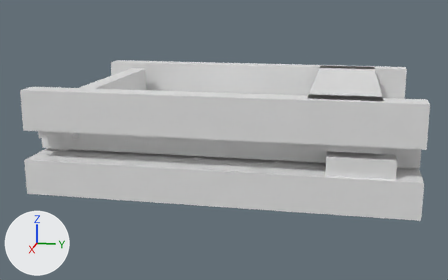
An edit to the glTF model assets/source/infrastructure/directorate/conveyors/models/io_in/blocked_lod1.glb, drawn before and after from the same camera.
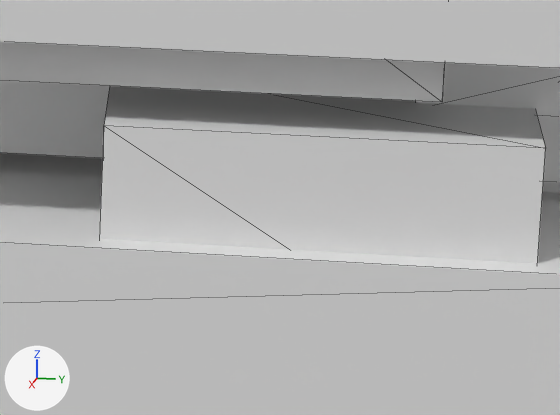
Each version appears first whole from a 50 mm camera at (0.3955, 0.0703, 0.4065) aimed at (0.0043, -0.0079, 0.3087), and next in a close-up on the part from 69% to 89% of the width and 49% to 73% of the height. Every picture has the same lights, and +X, +Y and +Z are marked at lower left. The first two pictures are the older version. The close-ups show mesh edges as thin lines. Vertices at exactly the same position are counted once.

Objects in the first close-up: 'blocked_lod1'.
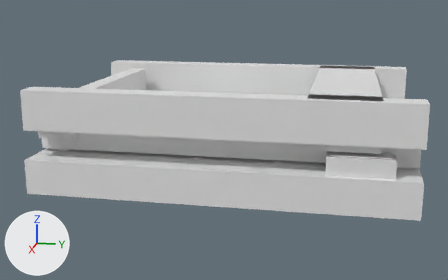
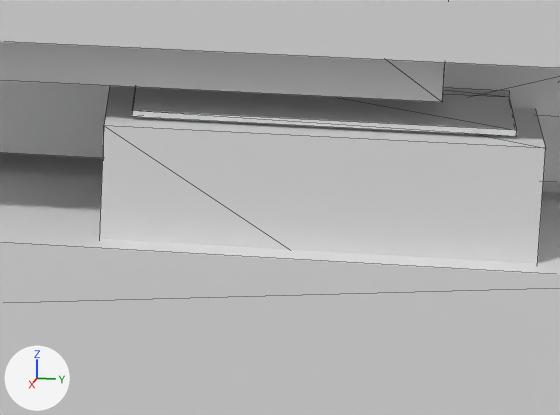
Changed parts and their boxes (x1, y1, x2, y2) in the close-ups (560 x 415 px):
part 1 of me_blocked_lod1, added
    after: (132, 87, 517, 136)
part 2 of me_blocked_lod1, added
    after: (443, 88, 510, 97)

The edits, one by one:
me_blocked_lod1 is used by ob_blocked_lod1; location (0.0, 0.0, 0.0).
me_blocked_lod1 had 228 vertices, 368 faces and spanned x -0.078..0.078, y -0.111..0.111, z 0.289..0.35.
me_blocked_lod1 now has 244 vertices, 392 faces and spans x -0.078..0.078, y -0.111..0.111, z 0.289..0.35.
me_blocked_lod1 part 1: a new loose piece, a box spanning x 0.05556..0.07278, y 0.06333..0.095, z 0.31972..0.32028.
me_blocked_lod1 part 2: a new loose piece, a box spanning x 0.05556..0.06222, y 0.08667..0.095, z 0.32033..0.32089.
